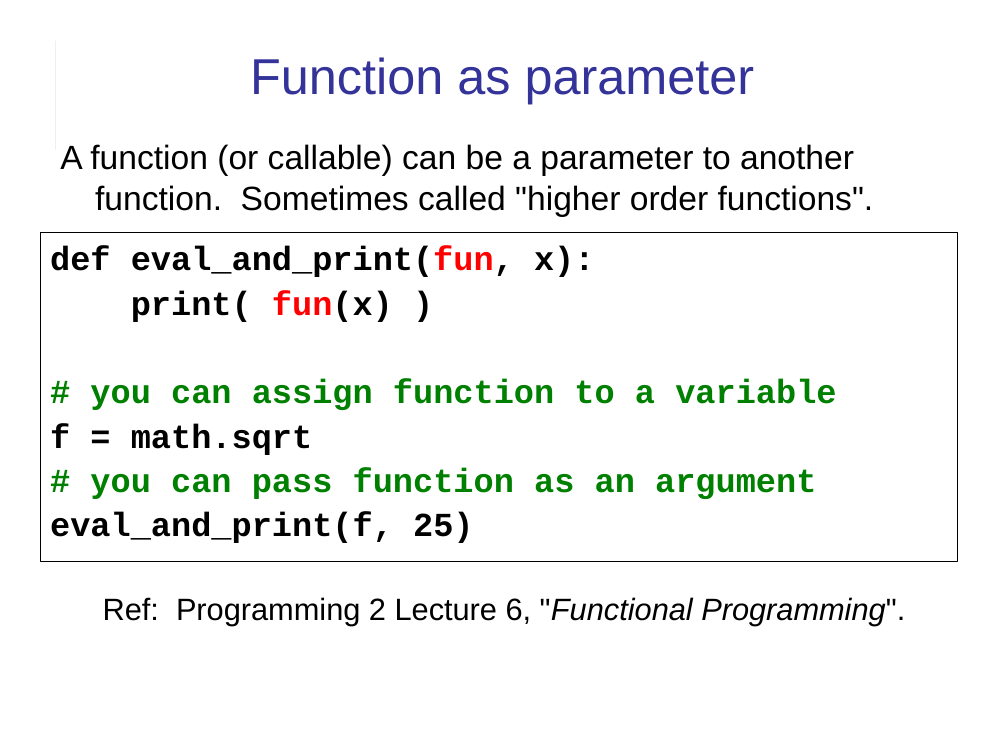
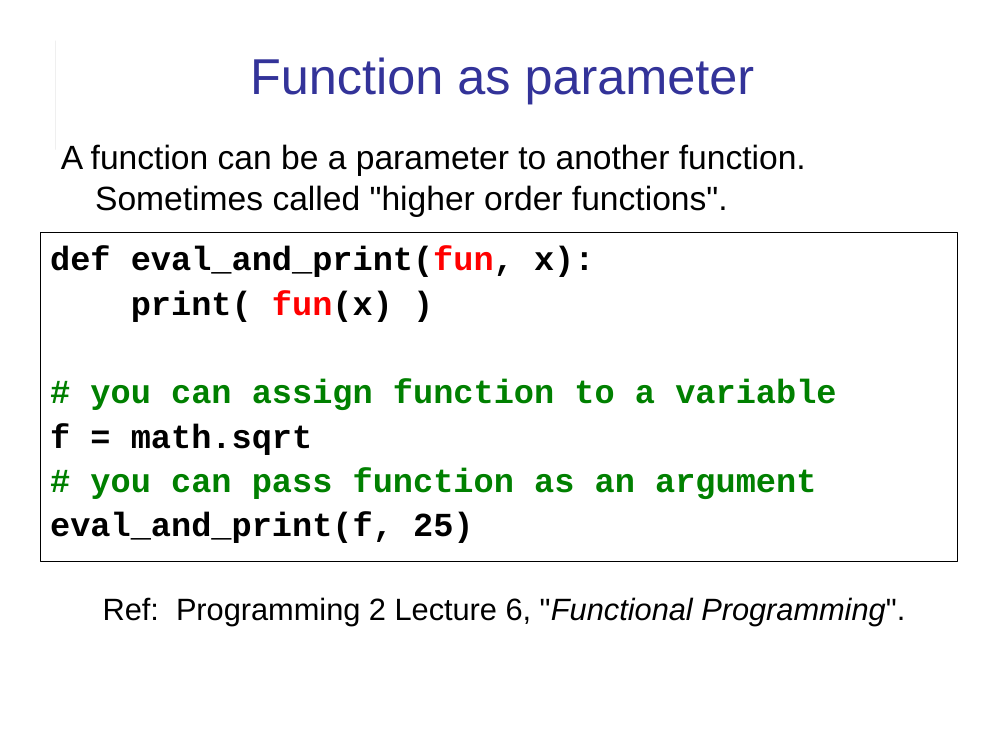
Before and after one commit to cpske/ISP, a slide deck: slide 12 of assignment/feedback/Quiz1-feedback.ppt. Drawn at 1008x756 pixels with LibreOffice and Linux fonts; fonts in the diff are those of the drawing. Boxes give left, top, right and bottom in pixels: in the first picture for what was removed or moved away, otherwise in the second. Text is boxed around its words. In the diff, an @@ line names an element or a change of style, - is before the commit and + after.

```diff
--- a/assignment/feedback/Quiz1-feedback.ppt
+++ b/assignment/feedback/Quiz1-feedback.ppt
@@ text at [61, 144, 806, 217]: text changed @@
-A function (or callable) can be a parameter to another function. Sometimes called "higher order functions".
+A function can be a parameter to another function. Sometimes called "higher order functions".
```
Also in this commit, not shown: 6 other slides changed, 2 slides added, 4 other files.
